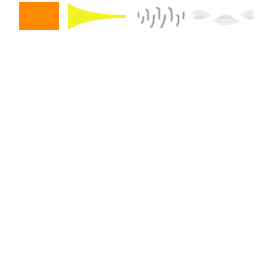
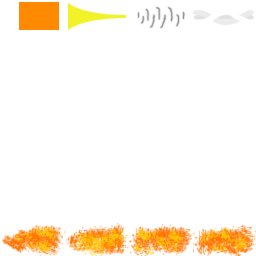
Layers edited between the first and the second 256px x 256px image:
added layer "Flames" above "Spider Bullet 3" over 1, 223, 256, 256
